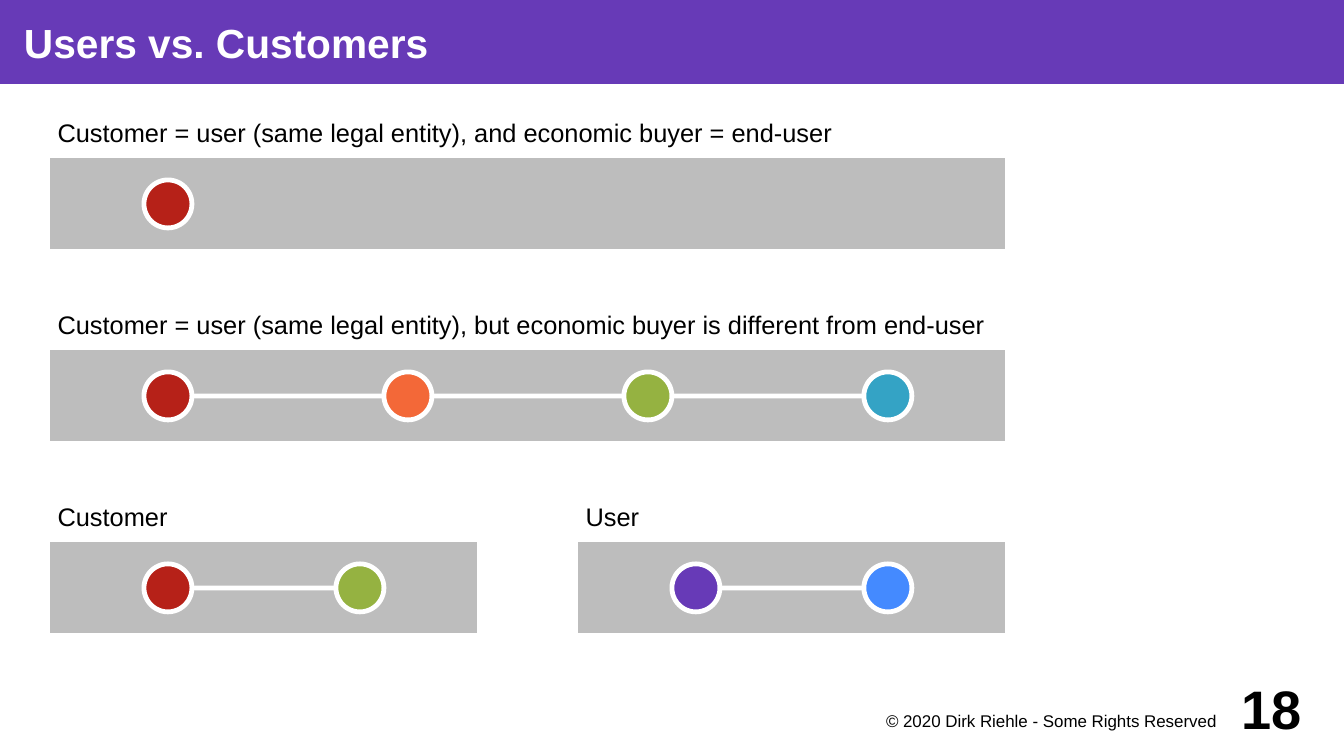
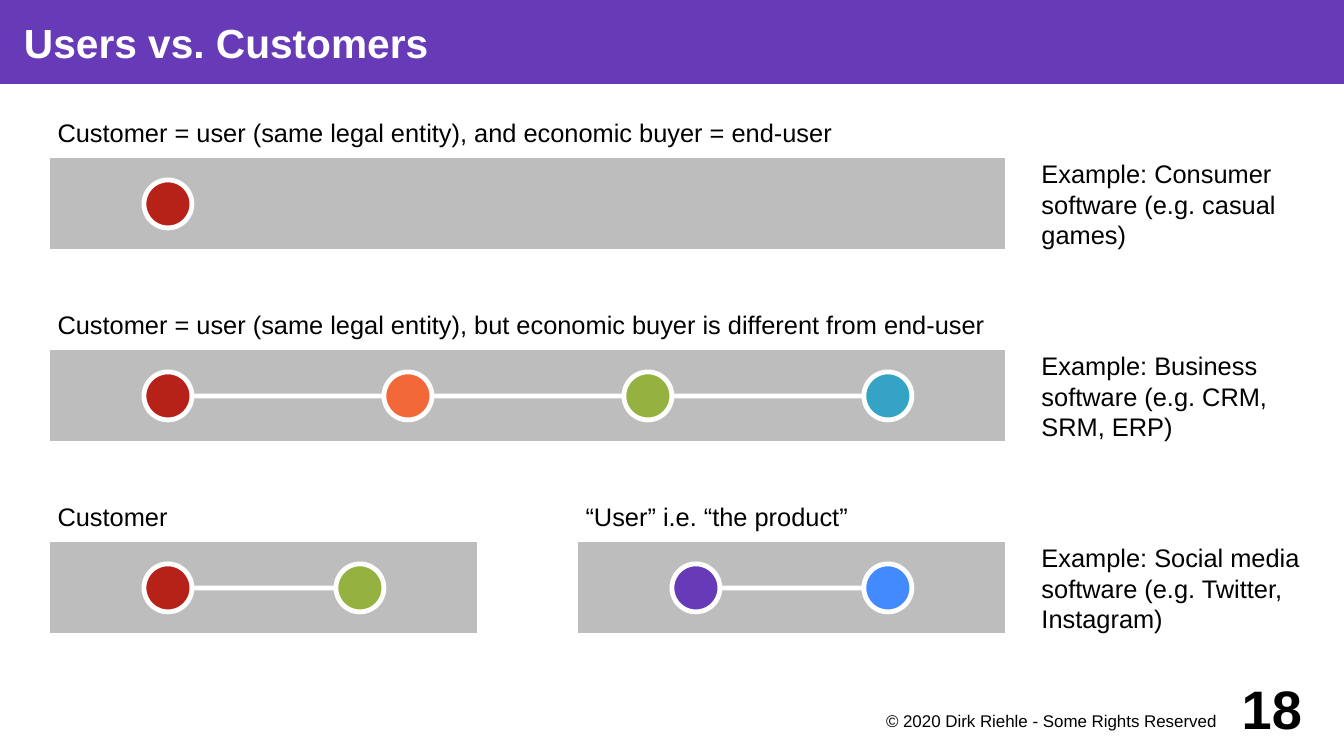
Before and after one commit to dirkriehle/coss-course, a slide deck: slide 18 of Lecture slides/COSS B04 - Business Models.odp. Drawn at 1344x756 pixels with LibreOffice and Linux fonts; fonts in the diff are those of the drawing. Boxes give left, top, right and bottom in pixels: in the first picture for what was removed or moved away, otherwise in the second. Text is boxed around its words. In the diff, an @@ line names an element or a change of style, - is before the commit and + after.

Commit message:
Fixes to users vs. customers

```diff
--- a/Lecture slides/COSS B04 - Business Models.odp
+++ b/Lecture slides/COSS B04 - Business Models.odp
@@ text added at <box>1041,164,1275,250</box>, 15 pt, text #000000 @@
+Example: Consumer software (e.g. casual games)
@@ text added at <box>1041,356,1267,442</box>, 15 pt, text #000000 @@
+Example: Business software (e.g. CRM, SRM, ERP)
@@ text at <box>586,507,848,531</box>: text changed @@
-User
+“User” i.e. “the product”
@@ text added at <box>1041,548,1299,634</box>, 15 pt, text #000000 @@
+Example: Social media software (e.g. Twitter, Instagram)
```
Also in this commit, not shown: 1 other file.
